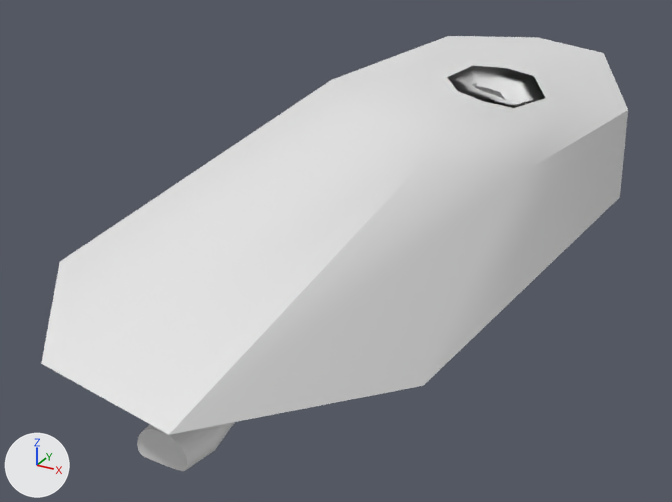
Before and after pictures for a commit that changed the FBX model juegojuego/Assets/3DModels/Terrain/Modelo/EndTunnel.fbx.
Rendered twice from a camera (50 mm lens) standing at (195.0, -554.0, 211.0) and looking at (-35.0, -136.0, 2.0). Lighting does not change. The marker at lower left points along +X, +Y and +Z. Vertices at the same position are counted once.

The scene before the commit, as lines of its bpy script (objects in view):
```python
me_cylinder_003 = bpy.data.meshes.new('Cylinder.003')
me_cylinder_003.from_pydata(...)  # 2778 vertices, 2784 faces; spans x -115.0..80.0, y -360.0..152.0, z -6.0..101.0
me_cylinder_003.materials.append(mat_bake)  # its picture is missing
ob_bake = bpy.data.objects.new('Bake', me_cylinder_003)
ob_bake.location = (0.0, 0.0, 0.0)
```
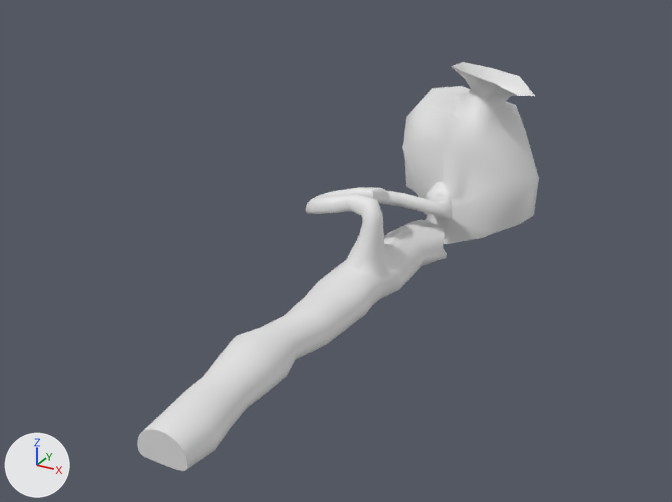
Boxes (x1, y1, x2, y2) around the edits, measured in the pictures (672 x 502 px; the box of a moved part takes in the faces that stretch with it):
'Bake', reshaped (31% narrower): before (41, 36, 628, 471); after (137, 62, 539, 471)
part 1 of me_cylinder_003, moved or reshaped: before (41, 36, 628, 435); after (424, 62, 535, 218)

The edits, one by one:
me_cylinder_003 is used by ob_bake; location (0.0, 0.0, 0.0).
me_cylinder_003 had 2778 vertices, 2784 faces and spanned x -115.0..80.0, y -360.0..152.0, z -6.0..101.0.
me_cylinder_003 now has 2762 vertices, 2772 faces and spans x -37.0..52.0, y -331.0..74.0, z -6.0..96.0.
Part 1, on me_cylinder_003:
24 vertices are removed from x -115.0..80.0, y -360.0..152.0, z -4.0..101.0.
44 faces are deleted.
3 vertices in x 9.0..33.0, y -59.0..-44.0, z 75.0..85.0 move by (-3.0, -2.0, 3.0).
13 vertices move from x 1.0..45.0, y -100.0..-11.0, z 75.0..92.0 to x -2.0..42.0, y -74.0..-29.0, z 78.0..96.0.
8 vertices are added at x -7.0..10.0, y -77.0..-11.0, z -5.0..-3.0.
32 new faces join them.
